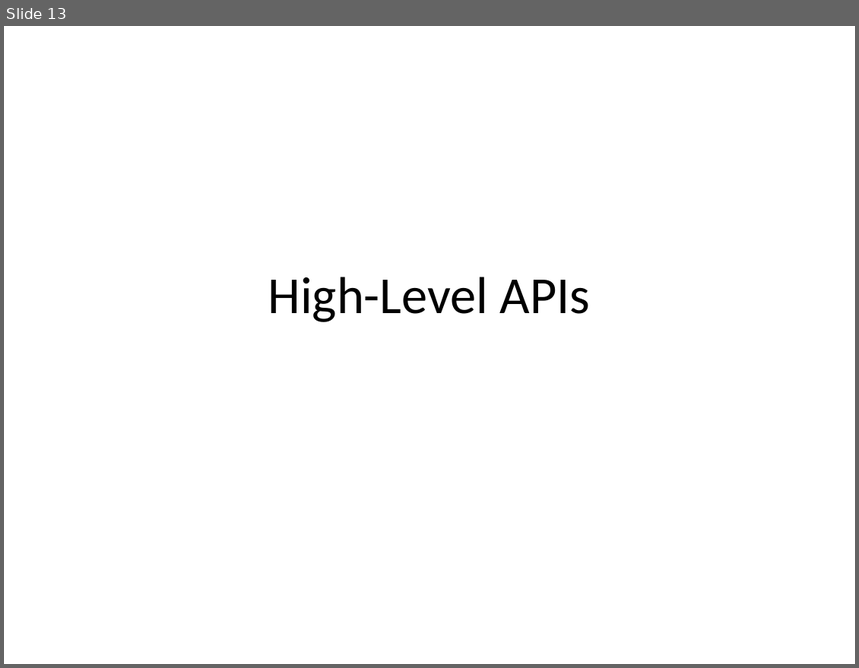
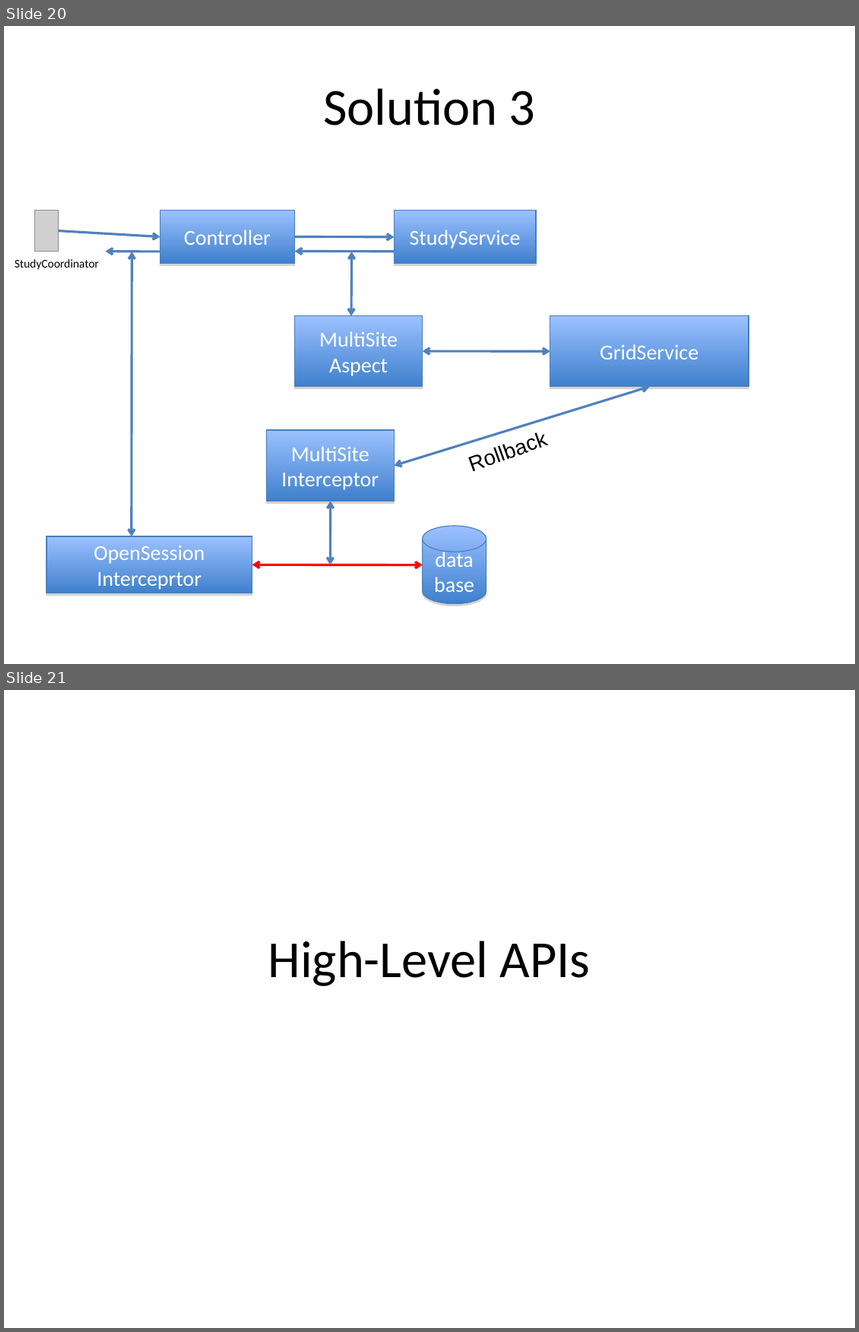
Before and after one commit to NCIP/c3pr-docs, a slide deck: documentation/design/MultiSite-ppt.ppt. Shown one above the other, each under a label of ours: slide 13 before the commit, slides 20 and 21 after it. The pictures are 859x668 and 859x1332 pixels, drawn with LibreOffice and Linux fonts; fonts in the diff are those of the drawing; grey boxes stand for pictures. Boxes give left, top, right and bottom in pixels: in the first picture for what was removed or moved away, otherwise in the second. Text is boxed around its words. In the diff, an @@ line names an element or a change of style, - is before the commit and + after.

```diff
--- a/documentation/design/MultiSite-ppt.ppt
+++ b/documentation/design/MultiSite-ppt.ppt
@@ slide 20 added at (x1=4, y1=26, x2=855, y2=664), background #FFFFFF @@
@@ title added at (x1=323, y1=88, x2=536, y2=126), 44 pt, text #000000 @@
+Solution 3
@@ picture added at (x1=34, y1=211, x2=59, y2=252) @@
@@ rectangle added at (x1=160, y1=211, x2=294, y2=263), fill gradient #9BC1FF to #3F80CD, outline #4A7EBB 0.74 pt, 18 pt, text #FFFFFF @@
+Controller
@@ rectangle added at (x1=394, y1=211, x2=536, y2=263), fill gradient #9BC1FF to #3F80CD, outline #4A7EBB 0.74 pt, 18 pt, text #FFFFFF @@
+StudyService
@@ arrow added from (59, 231) to (160, 237), #4F81BD 2.01 pt @@
@@ arrow added from (160, 252) to (105, 252), #4F81BD 2.01 pt @@
@@ double arrow added from (132, 252) to (132, 537), #4F81BD 2.01 pt @@
@@ arrow added from (295, 237) to (394, 237), #4F81BD 2.01 pt @@
@@ arrow added from (394, 252) to (295, 252), #4F81BD 2.01 pt @@
@@ double arrow added from (352, 252) to (351, 316), #4F81BD 2.01 pt @@
@@ text added at (x1=15, y1=259, x2=99, y2=270), 10 pt, text #000000 @@
+StudyCoordinator
@@ rectangle added at (x1=295, y1=316, x2=423, y2=387), fill gradient #9BC1FF to #3F80CD, outline #4A7EBB 0.74 pt, 18 pt, text #FFFFFF @@
+MultiSite Aspect
@@ rectangle added at (x1=550, y1=316, x2=749, y2=387), fill gradient #9BC1FF to #3F80CD, outline #4A7EBB 0.74 pt, 18 pt, text #FFFFFF @@
+GridService
@@ double arrow added from (423, 351) to (550, 351), #4F81BD 2.01 pt @@
@@ double arrow added from (394, 466) to (649, 387), #4F81BD 2.01 pt @@
@@ text added at (x1=455, y1=411, x2=579, y2=484), 18 pt, text #000000 @@
+Rollback
@@ rectangle added at (x1=266, y1=430, x2=394, y2=501), fill gradient #9BC1FF to #3F80CD, outline #4A7EBB 0.74 pt, 18 pt, text #FFFFFF @@
+MultiSite Interceptor
@@ double arrow added from (331, 501) to (330, 565), #4F81BD 2.01 pt @@
@@ cylinder added at (x1=423, y1=527, x2=487, y2=605), fill gradient #9BC1FF to #3F80CD, outline #4A7EBB 0.74 pt, 18 pt, text #FFFFFF @@
+database
@@ rectangle added at (x1=47, y1=537, x2=253, y2=594), fill gradient #9BC1FF to #3F80CD, outline #4A7EBB 0.74 pt, 18 pt, text #FFFFFF @@
+OpenSession
+Interceprtor
@@ double arrow added from (253, 565) to (423, 566), #FF0000 2.01 pt @@
@@ what was slide 13 is now slide 21 @@
```
Also in this commit, not shown: 7 other slides added.
